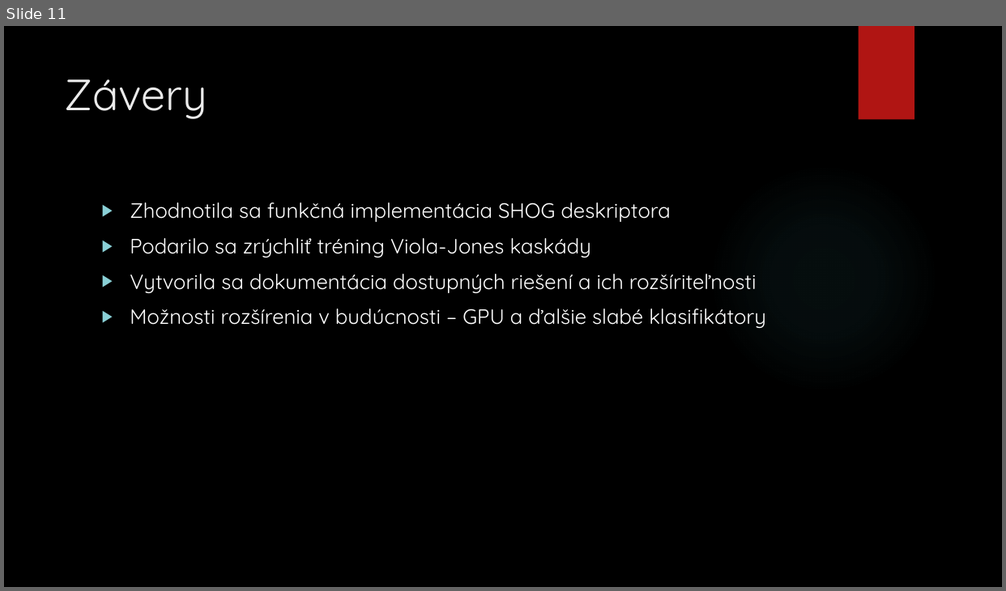
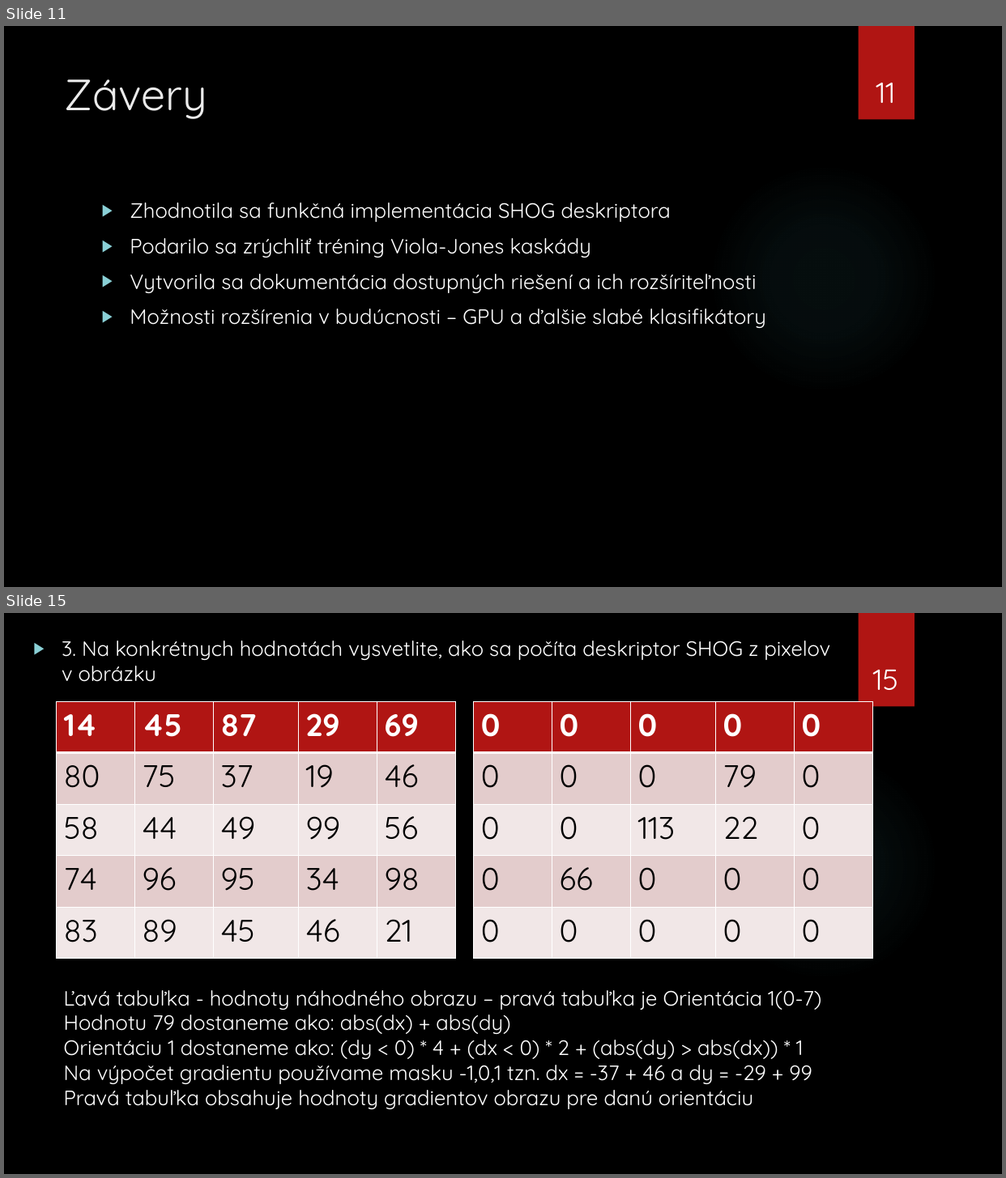
Before and after one commit to killerwife/IngProjekt, a slide deck: Diplomova Praca/PrezentaciaStatnice.pptx. Shown one above the other, each under a label of ours: slide 11 before the commit, slides 11 and 15 after it; the slides between them are not shown. The pictures are 1006x591 and 1006x1178 pixels, drawn with LibreOffice and Linux fonts; fonts in the diff are those of the drawing; background and template pictures are left out. Boxes give left, top, right and bottom in pixels: in the first picture for what was removed or moved away, otherwise in the second. Text is boxed around its words. In the diff, an @@ line names an element or a change of style, - is before the commit and + after.

```diff
--- a/Diplomova Praca/PrezentaciaStatnice.pptx
+++ b/Diplomova Praca/PrezentaciaStatnice.pptx
@@ slide 15 added at <box>4,613,1002,1174</box>, background picture (left out); not listed: 2 template elements that a slide beside it also shows @@
@@ text added at <box>62,641,830,682</box>, 20 pt, text #FFFFFF @@
+▶ 3. Na konkrétnych hodnotách vysvetlite, ako sa počíta deskriptor SHOG z pixelov v obrázku
@@ page number added at <box>873,670,899,690</box>, 28 pt, text #FFFFFF @@
+15
@@ table added at <box>57,701,456,959</box>, 5 rows, 5 columns @@
+14 | 45 | 87 | 29 | 69
+80 | 75 | 37 | 19 | 46
+58 | 44 | 49 | 99 | 56
+74 | 96 | 95 | 34 | 98
+83 | 89 | 45 | 46 | 21
@@ table added at <box>473,701,873,959</box>, 5 rows, 5 columns @@
+0 | 0 | 0 | 0 | 0
+0 | 0 | 0 | 79 | 0
+0 | 0 | 113 | 22 | 0
+0 | 66 | 0 | 0 | 0
+0 | 0 | 0 | 0 | 0
@@ text added at <box>64,990,821,1110</box>, 20 pt, text #FFFFFF @@
+Ľavá tabuľka - hodnoty náhodného obrazu – pravá tabuľka je Orientácia 1(0-7)
+Hodnotu 79 dostaneme ako: abs(dx) + abs(dy)
+Orientáciu 1 dostaneme ako: (dy < 0) * 4 + (dx < 0) * 2 + (abs(dy) > abs(dx)) * 1
+Na výpočet gradientu používame masku -1,0,1 tzn. dx = -37 + 46 a dy = -29 + 99
+Pravá tabuľka obsahuje hodnoty gradientov obrazu pre danú orientáciu
@@ slide 11 changed as well @@
@@ page number added at <box>876,83,895,103</box>, 28 pt, text #FFFFFF @@
+11
```
Also in this commit, not shown: 9 other slides changed, 5 other slides added, 2 slides removed, 5 other files.
